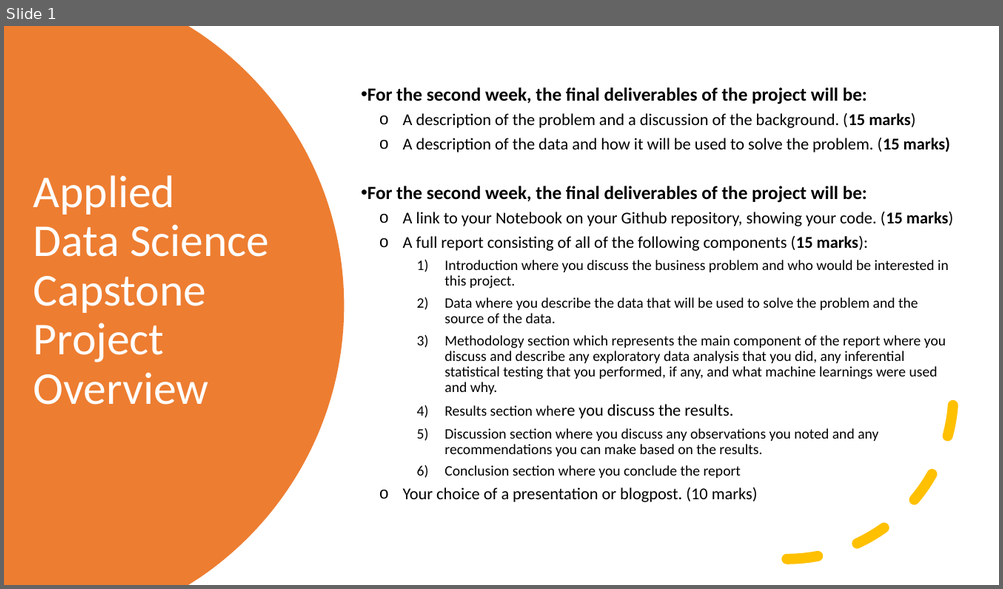
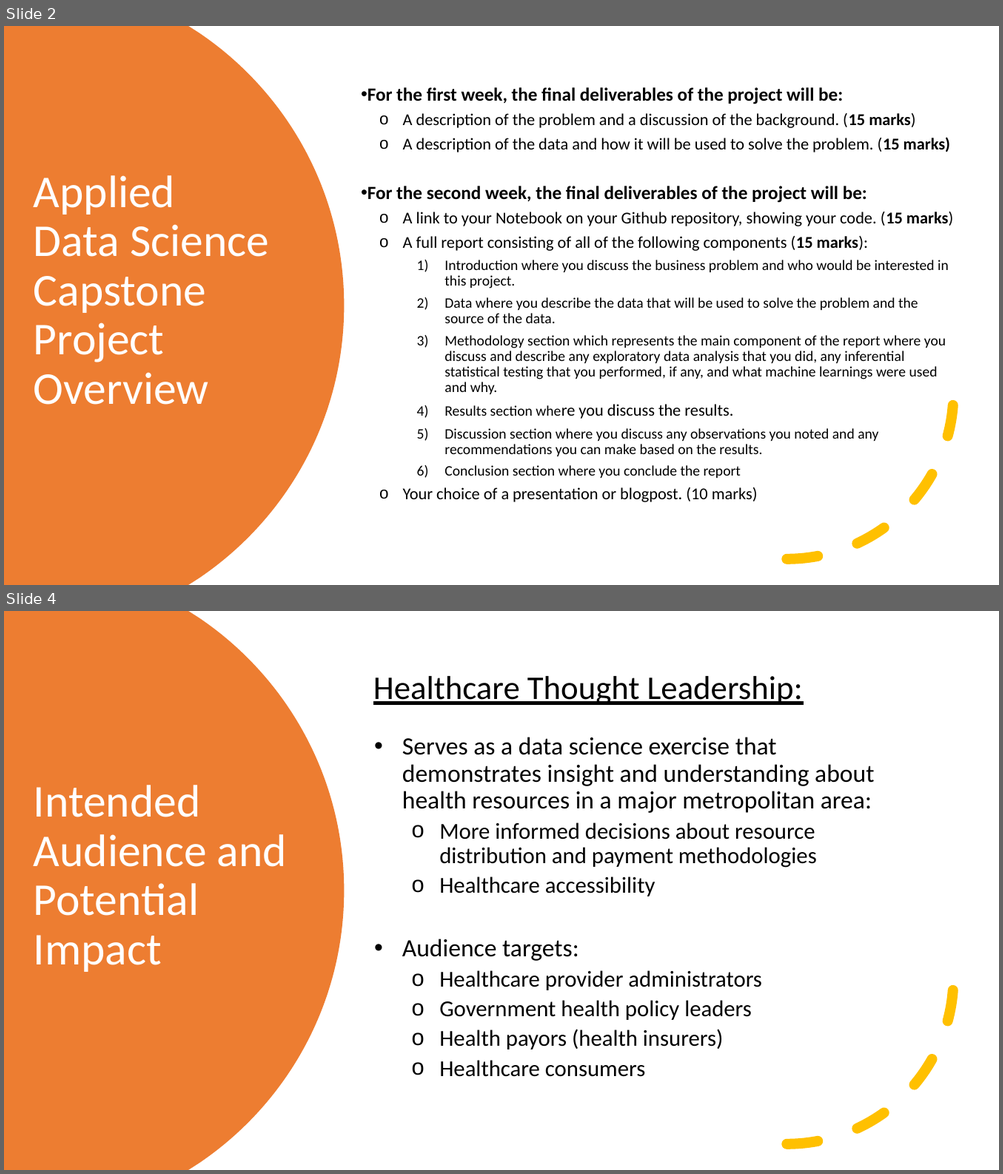
Before and after one commit to nmeljefe/Coursera_IBM_DataScience, a slide deck: IBM_DataScience_Capstone.pptx. Shown one above the other, each under a label of ours: slide 1 before the commit, slides 2 and 4 after it; the slides between them are not shown. The pictures are 1003x589 and 1003x1174 pixels, drawn with LibreOffice and Linux fonts; fonts in the diff are those of the drawing. Boxes give left, top, right and bottom in pixels: in the first picture for what was removed or moved away, otherwise in the second. Text is boxed around its words. In the diff, an @@ line names an element or a change of style, - is before the commit and + after.

Commit message:
Push of final Capstone project materials.

```diff
--- a/IBM_DataScience_Capstone.pptx
+++ b/IBM_DataScience_Capstone.pptx
@@ slide 4 added at bbox=[4, 611, 999, 1170], background #FFFFFF @@
@@ freeform shape added at bbox=[4, 611, 344, 1170], fill #ED7D31 @@
@@ text added at bbox=[373, 676, 874, 1077], 22 pt, text #000000 @@
+Healthcare Thought Leadership:
+  • Serves as a data science exercise that demonstrates insight and understanding about health resources in a major metropolitan area:
+    o More informed decisions about resource distribution and payment methodologies
+    o Healthcare accessibility
+  • Audience targets:
+    o Healthcare provider administrators
+    o Government health policy leaders
+    o Health payors (health insurers)
+    o Healthcare consumers
@@ title added at bbox=[34, 785, 287, 972], 44 pt, text #FFFFFF @@
+Intended Audience and Potential Impact
@@ arc (boxed as its full ellipse) added at bbox=[620, 812, 954, 1145], outline #FFC000 10 pt dashed @@
@@ what was slide 1 is now slide 2 @@
@@ slide 2 changed as well @@
@@ text at bbox=[367, 87, 842, 104]: text changed @@
-• For the second week, the final deliverables of the project will be:
+• For the first week, the final deliverables of the project will be:
```
Also in this commit, not shown: 2 other slides changed, 11 other slides added, 1 slide removed, 1 other file.
